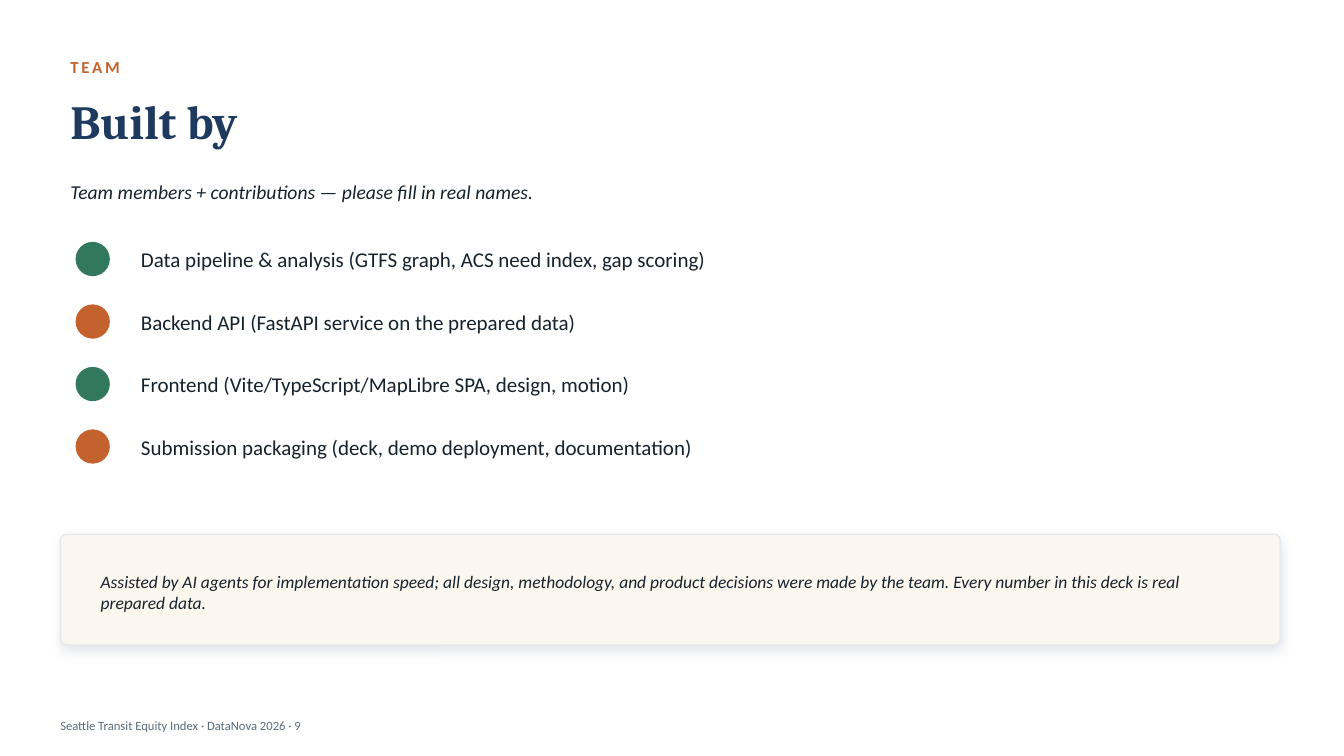
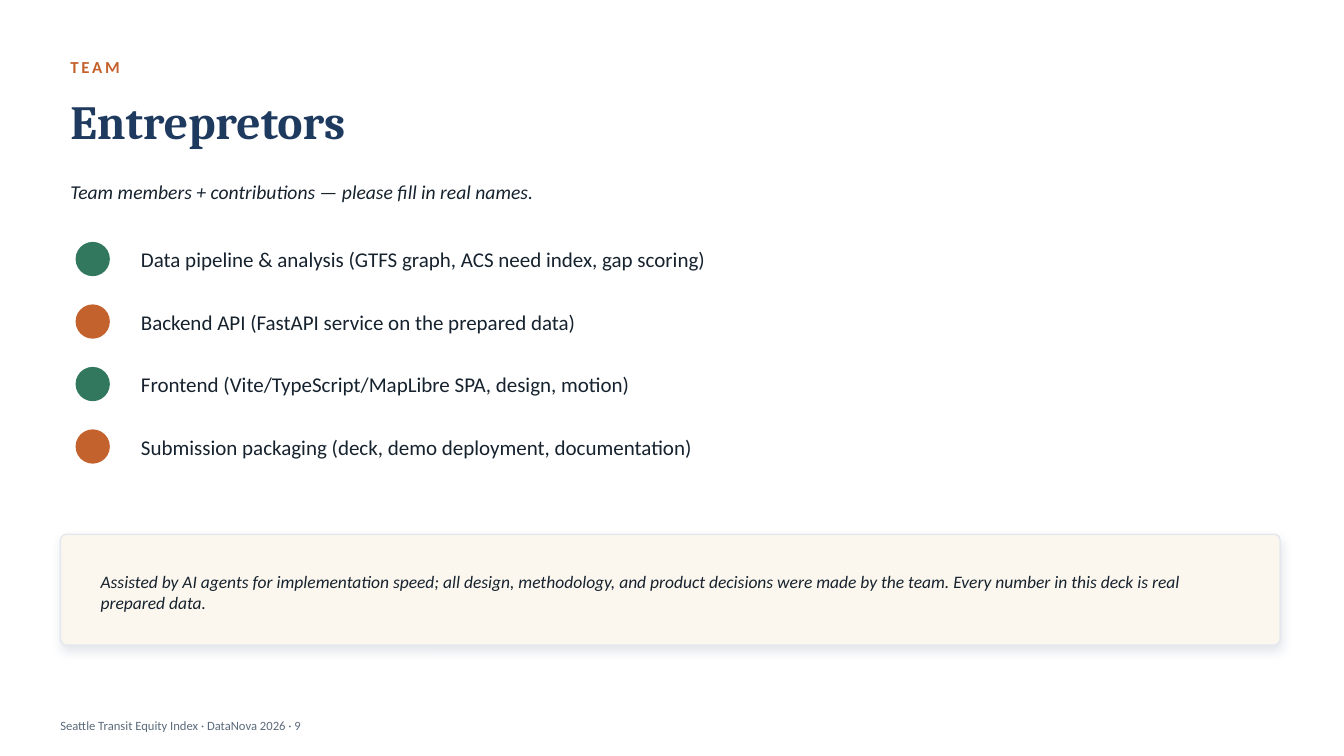
Before and after one commit to ASAYMAN69/seattle, a slide deck: slide 9 of deliverables/seattle_pitch.pptx. Drawn at 1344x756 pixels with LibreOffice and Linux fonts; fonts in the diff are those of the drawing. Boxes give left, top, right and bottom in pixels: in the first picture for what was removed or moved away, otherwise in the second. Text is boxed around its words. In the diff, an @@ line names an element or a change of style, - is before the commit and + after.

Commit message:
docs(deck): add team name — Entrepretors

```diff
--- a/deliverables/seattle_pitch.pptx
+++ b/deliverables/seattle_pitch.pptx
@@ text at (70, 107, 345, 149): text changed @@
-Built by
+Entrepretors
```
Also in this commit, not shown: 1 other slide changed.
